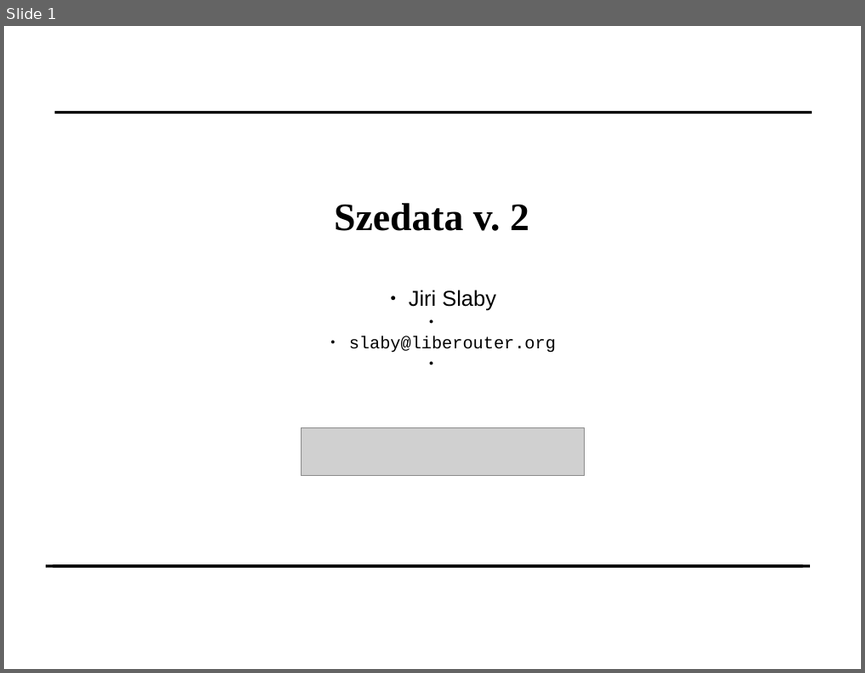
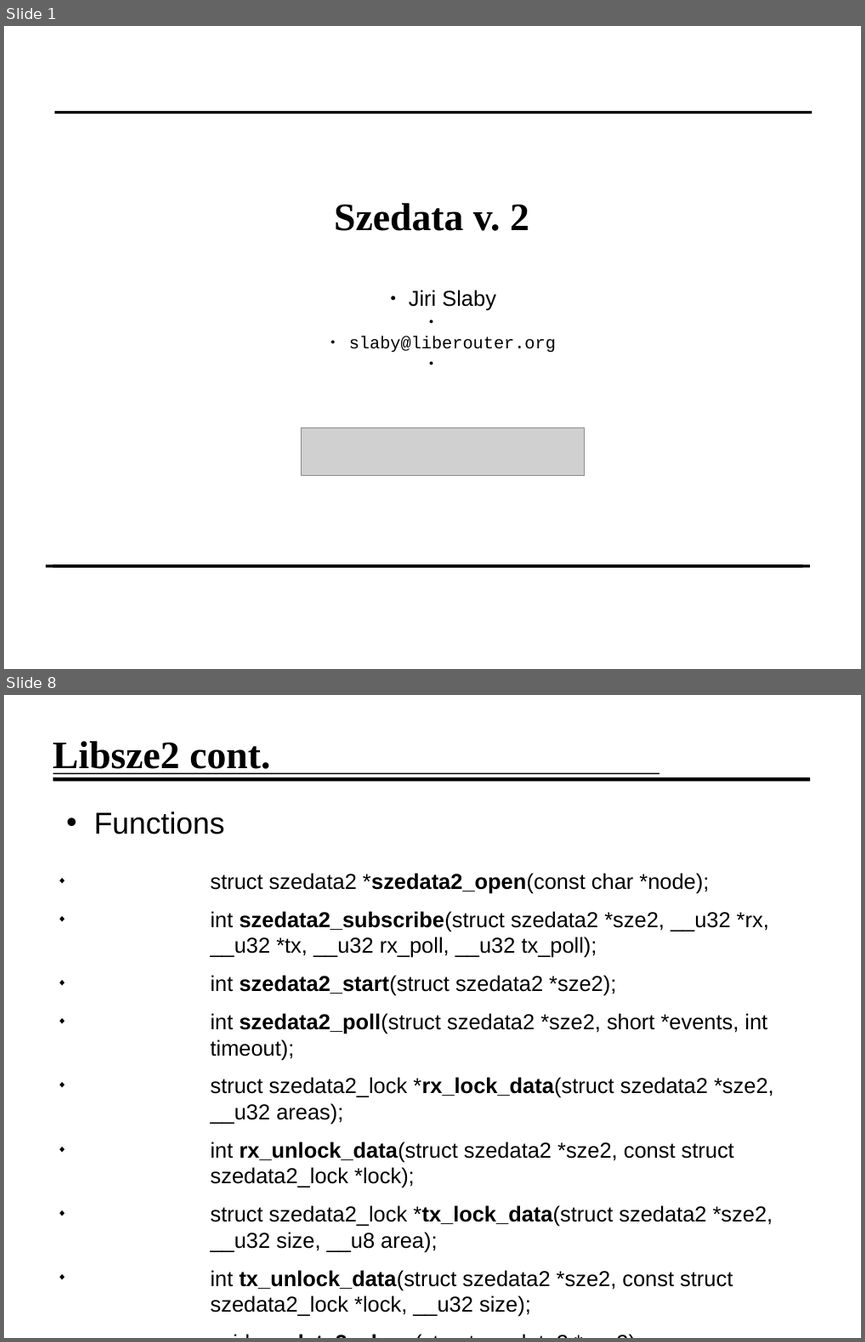
Before and after one commit to jirislaby/writings, a slide deck: presentation/seminar.odp. Shown one above the other, each under a label of ours: slide 1 before the commit, slides 1 and 8 after it; the slides between them are not shown. The pictures are 865x673 and 865x1342 pixels, drawn with LibreOffice and Linux fonts; fonts in the diff are those of the drawing; grey boxes stand for pictures; background and template pictures are left out. Boxes give left, top, right and bottom in pixels: in the first picture for what was removed or moved away, otherwise in the second. Text is boxed around its words. In the diff, an @@ line names an element or a change of style, - is before the commit and + after.

Commit message:
update presentation

```diff
--- a/presentation/seminar.odp
+++ b/presentation/seminar.odp
@@ slide 8 added at [4,695,861,1338], background #FFFFFF @@
@@ title added at [52,741,270,774], 36 pt, text #000000, bold @@
+Libsze2 cont.
@@ line added from (53, 779) to (811, 779), #000000 3.69 pt @@
@@ line added from (53, 773) to (659, 773), #000000 1.13 pt @@
@@ text added at [94,811,774,1316], 20 pt, text #000000 @@
+• Functions
+◆ struct szedata2 *szedata2_open(const char *node);
+◆ int szedata2_subscribe(struct szedata2 *sze2, __u32 *rx, __u32 *tx, __u32 rx_poll, __u32 tx_poll);
+◆ int szedata2_start(struct szedata2 *sze2);
+◆ int szedata2_poll(struct szedata2 *sze2, short *events, int timeout);
+◆ struct szedata2_lock *rx_lock_data(struct szedata2 *sze2, __u32 areas);
+◆ int rx_unlock_data(struct szedata2 *sze2, const struct szedata2_lock *lock);
+◆ struct szedata2_lock *tx_lock_data(struct szedata2 *sze2, __u32 size, __u8 area);
+◆ int tx_unlock_data(struct szedata2 *sze2, const struct szedata2_lock *lock, __u32 size);
+◆ void szedata2_close(struct szedata2 *sze2);
```
Also in this commit, not shown: 7 other slides added, 1 slide removed.
